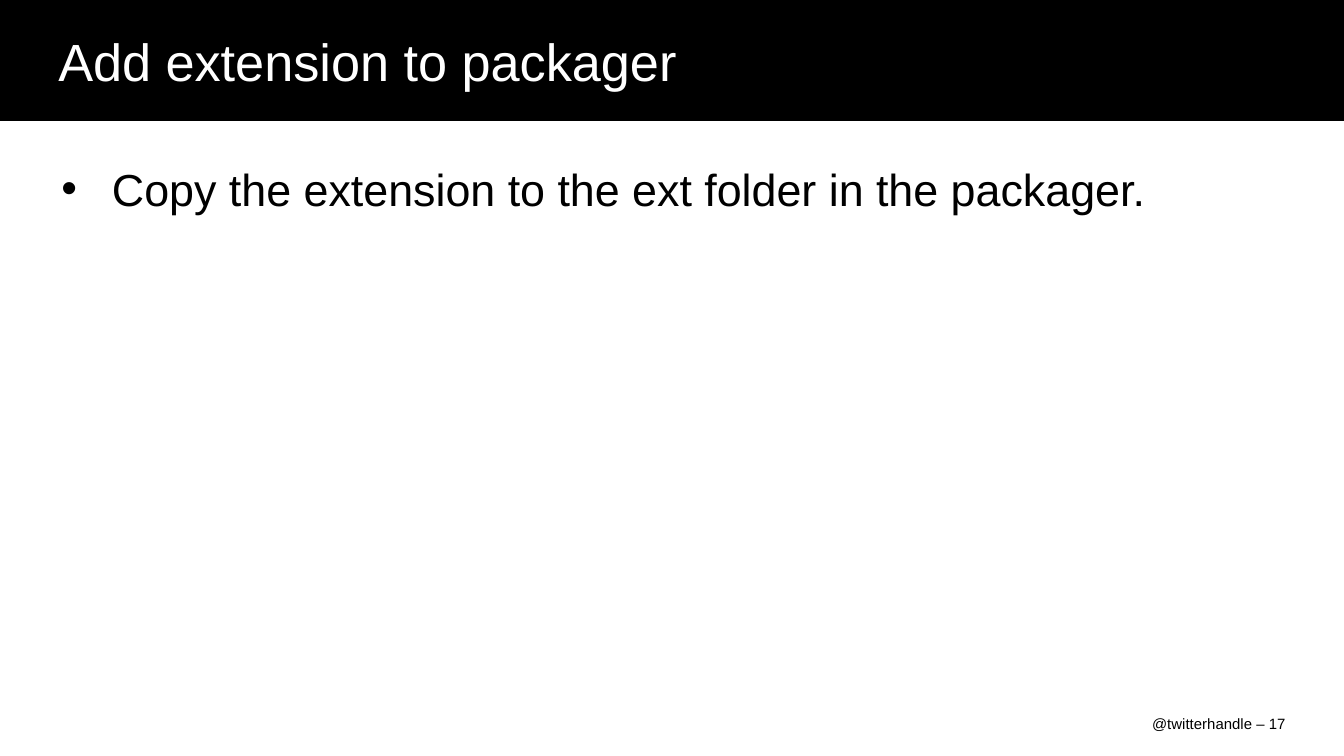
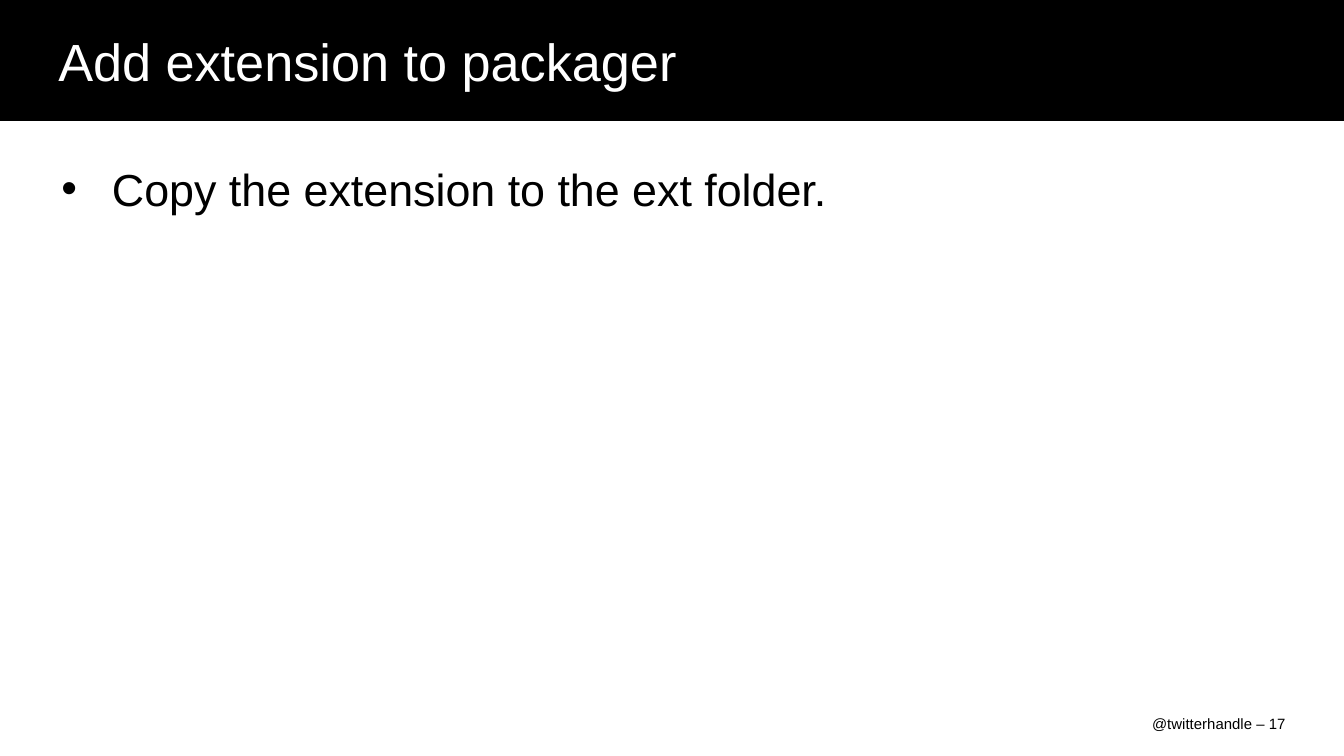
Before and after one commit to nukulb/devcon-demo, a slide deck: slide 17 of DEV51_DelCol.ppt. Drawn at 1344x756 pixels with LibreOffice and Linux fonts; fonts in the diff are those of the drawing; background and template pictures are left out. Boxes give left, top, right and bottom in pixels: in the first picture for what was removed or moved away, otherwise in the second. Text is boxed around its words. In the diff, an @@ line names an element or a change of style, - is before the commit and + after.

```diff
--- a/DEV51_DelCol.ppt
+++ b/DEV51_DelCol.ppt
@@ text at box(112, 173, 826, 215): text changed @@
-• Copy the extension to the ext folder in the packager.
+• Copy the extension to the ext folder.
```
Also in this commit, not shown: 1 other slide changed.
